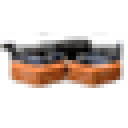
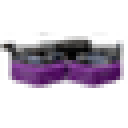
Revision of a layered 128 × 128 image; what changed, layer by layer:
showed "tier 6", painted on it over [8, 56, 124, 88]
hid "tier 5" over [8, 56, 124, 88]
